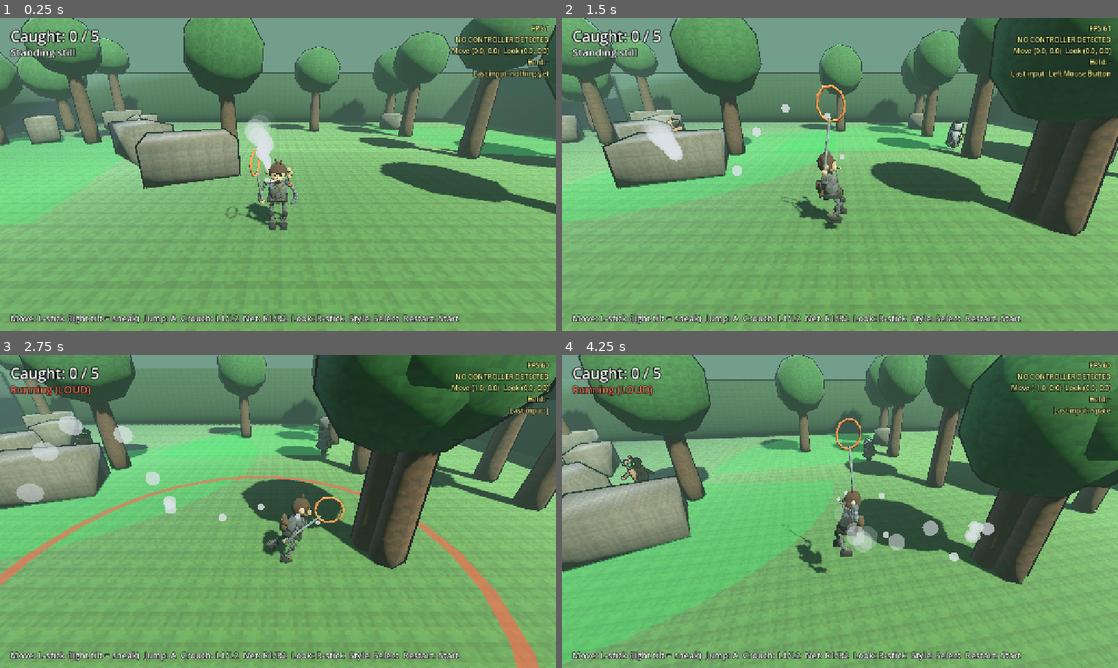
Above: before the commit, frames 1-4 (two rows, left to right).
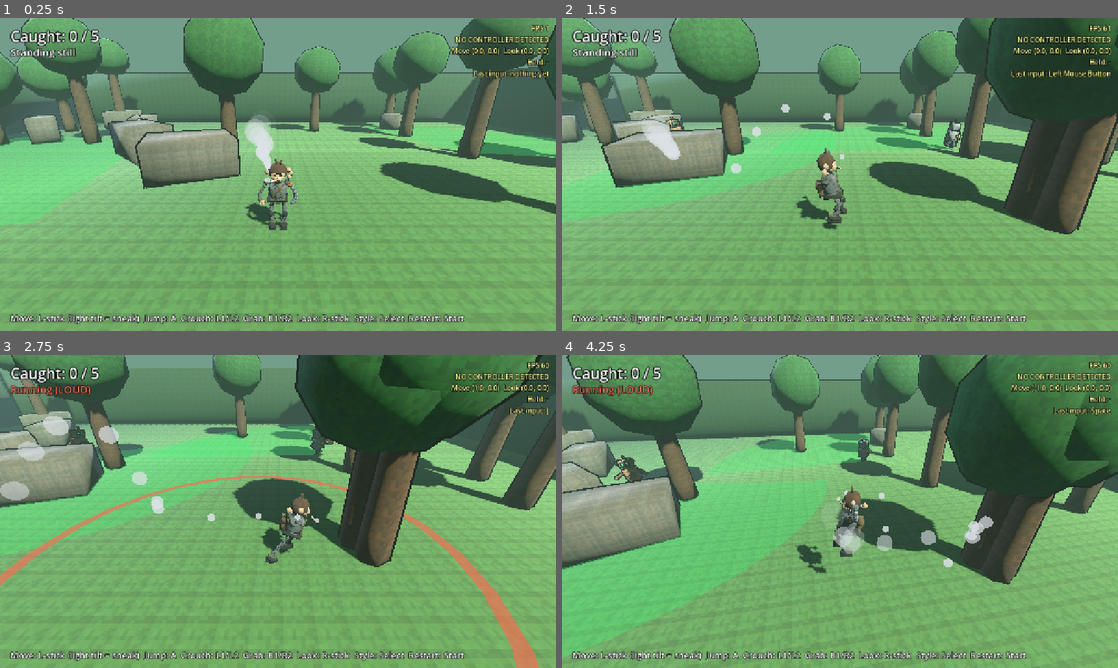
Above: after the commit, the same moments.

Repository: StoneColdOS/Caveman-Catchers
Game: Godot game, scene res://scenes/main.tscn
Two runs of this game, one before a commit and one after it. Both use one fixed random seed, a clock stepped at 60 frames per second and the inputs below.
Inputs (mouse positions are in pixels of both pictures, inside the frame that each line leads up to):
- Up to frame 1 (0.25 s): no input
- Up to frame 2 (1.5 s): tap Enter (restart) at 0.5 s; move the mouse to (962, 158) at 0.52 s; hold D (move_right) 0.53-1.25 s; tap J (net) at 0.6 s; click (962, 158) at 0.67 s; tap Space (jump) at 0.77, 1.07 s; drag from (728, 190) to (812, 237) at 1.27 s
- Up to frame 3 (2.75 s): move the mouse to (333, 442) at 2.02 s; hold D (move_right) from 2.03 s (still down); tap Down (look_down) at 2.1 s; tap J (net) at 2.3 s
- Up to frame 4 (4.25 s): release D (move_right) at 2.75 s; drag from (812, 574) to (673, 464) at 2.77 s; move the mouse to (1006, 558) at 3.52 s; hold A (move_left) from 3.53 s (still down); tap Right (look_right) at 3.6 s; tap Space (jump) at 3.77, 4.07 s; tap J (net) at 3.8 s

The runs differ from the first frame. In frame 1, 0.8% of the frame differs, in the area x 25-84%, y 32-98%; in frame 2, 6.3%; in frame 3, 18%, in the area x 0-100%, y 0-99%; in frame 4, 16%.
Error in both runs: Cannot call method 'get_nodes_in_group' on a null value. (res://scripts/main.gd:304)

Commit message:
Replace the net with grab-and-stuff-in-the-satchel
- Net removed. R1/R2 (GRAB on touch) lunges his chimp hand forward with a
  small forward burst; grabs the nearest robot within 1.7 m in front
- Caught robots get yanked up in an arc, spun, shrunk and stuffed into the
  satchel on his back, which bulges more with each catch and rattles
- Tests updated

Co-Authored-By: Claude Opus 5.5 <noreply@anthropic.com>
Claude-Session: https://claude.ai/code/session_01X5D3NCWGJ5U6tQxJ5x7zR9

Diff:
--- a/scripts/controls.gd
+++ b/scripts/controls.gd
@@ -6,7 +6,7 @@
 ##   Camera     right stick / arrow keys
 ##   Jump       A (bottom)  / Space
 ##   Crouch     L1 or L2    / Shift or C
-##   Swing net  R1 or R2    / J or E
+##   Grab       R1 or R2    / J or E   (stuff a robot in the satchel)
 ##   Art style  Select      / T   (rubber hose on/off)
 ##   Restart    Start       / Enter
 
--- a/scripts/gatherer.gd
+++ b/scripts/gatherer.gd
@@ -449,27 +449,27 @@
 	return state == State.FLEE
 
 
-func catch() -> void:
+## Caught: yanked off his feet, spun, shrunk and stuffed into the bag.
+func catch(into: Node3D = null) -> void:
 	state = State.CAUGHT
 	collision_layer = 0
 	collision_mask = 0
 	alert.text = ""
 	cone.visible = false
-	var beam := MeshInstance3D.new()
-	var cyl := CylinderMesh.new()
-	cyl.top_radius = 0.7
-	cyl.bottom_radius = 0.7
-	cyl.height = 30.0
-	cyl.radial_segments = 10
-	beam.mesh = cyl
-	beam.material_override = Util.mat(Color(0.5, 0.95, 1.0, 0.45), true)
-	beam.position.y = 15.0
-	add_child(beam)
+	if into == null:
+		queue_free()
+		return
+	var start := global_position
 	var tw := create_tween()
-	tw.tween_property(visual, "position:y", 4.0, 0.7).set_ease(Tween.EASE_IN)
-	tw.parallel().tween_property(visual, "scale", Vector3(0.1, 2.0, 0.1), 0.7).set_ease(Tween.EASE_IN)
-	tw.tween_property(beam, "scale", Vector3(0.01, 1, 0.01), 0.25)
-	tw.tween_callback(queue_free)
+	tw.set_parallel(true)
+	tw.tween_method(func(u: float):
+		if is_instance_valid(into):
+			var target := into.global_position
+			global_position = start.lerp(target, u) + Vector3.UP * sin(u * PI) * 1.2
+		, 0.0, 1.0, 0.4).set_trans(Tween.TRANS_QUAD).set_ease(Tween.EASE_IN)
+	tw.tween_property(visual, "scale", Vector3.ONE * 0.08, 0.4).set_ease(Tween.EASE_IN)
+	tw.tween_property(visual, "rotation:x", TAU * 1.5, 0.4)
+	tw.chain().tween_callback(queue_free)
 
 
 # --- Helpers
--- a/scripts/main.gd
+++ b/scripts/main.gd
@@ -274,7 +274,7 @@
 
 	hint_label = Label.new()
 	var hint := hint_label
-	hint.text = "Move: L-stick (light tilt = sneak)  Jump: A  Crouch: L1/L2  Net: R1/R2  Look: R-stick  Style: Select  Restart: Start"
+	hint.text = "Move: L-stick (light tilt = sneak)  Jump: A  Crouch: L1/L2  Grab: R1/R2  Look: R-stick  Style: Select  Restart: Start"
 	hint.anchor_top = 1.0
 	hint.anchor_bottom = 1.0
 	hint.offset_top = -44
--- a/scripts/player.gd
+++ b/scripts/player.gd
@@ -1,6 +1,7 @@
 extends CharacterBody3D
 ## The hero: a lanky old space chimp from the user's sketch. Droopy eye, X eye, chewed
-## ear, a cigarette floating at his mouth, harness, pouches, satchel, robot arm, net.
+## ear, a cigarette floating at his mouth, harness, pouches, a satchel he stuffs robots
+## into, and a robot arm.
 
 signal caught_one
 
@@ -15,8 +16,10 @@
 const GRAVITY := 20.0
 const JUMP_VELOCITY := 7.0
 const LOOK_SPEED := 2.6
-const NET_RANGE := 2.4
-const NET_COOLDOWN := 0.45
+const GRAB_RANGE := 1.7      # he has to get right up to them
+const GRAB_COOLDOWN := 0.5
+const GRAB_TIME := 0.45      # lunge forward, then stuff it over his shoulder
+const LUNGE_SPEED := 4.5     # little burst forward on every grab, so chases are winnable
 
 # How far each sound carries (meters).
 const RUN_NOISE := 9.0
@@ -36,6 +39,9 @@
 var camera_pivot: Node3D
 var camera: Camera3D
 var net_timer := 0.0
+var grab_timer := 0.0
+var satchel: Node3D
+var satchel_fill := 0
 var body_root: Node3D
 var head_pivot: Node3D
 var head_rot := Vector3.ZERO
@@ -115,10 +121,13 @@
 		body_root.add_child(Util.mesh(Util.box(Vector3(0.1, 0.13, 0.07)), gear, Vector3(x, 0.93, 0.27)))
 		body_root.add_child(Util.mesh(Util.box(Vector3(0.11, 0.045, 0.085)), gear.darkened(0.2), Vector3(x, 0.99, 0.275)))  # pouch flap
 		body_root.add_child(Util.mesh(Util.box(Vector3(0.015, 0.06, 0.01)), dark, Vector3(x, 0.93, 0.31)))
-	# Satchel on his back with a cross strap
-	body_root.add_child(Util.mesh(Util.box(Vector3(0.34, 0.3, 0.14)), Color(0.45, 0.36, 0.24), Vector3(0, 1.12, -0.3)))
-	body_root.add_child(Util.mesh(Util.box(Vector3(0.36, 0.12, 0.17)), Color(0.38, 0.3, 0.2), Vector3(0, 1.24, -0.31)))  # satchel flap
-	body_root.add_child(Util.mesh(Util.box(Vector3(0.05, 0.05, 0.02)), Color(0.7, 0.62, 0.4), Vector3(0, 1.2, -0.4)))     # buckle
+	# Satchel on his back: caught robots get stuffed in here, and it bulges as it fills
+	satchel = Node3D.new()
+	satchel.position = Vector3(0, 1.12, -0.3)
+	body_root.add_child(satchel)
+	satchel.add_child(Util.mesh(Util.box(Vector3(0.34, 0.3, 0.14)), Color(0.45, 0.36, 0.24), Vector3.ZERO))
+	satchel.add_child(Util.mesh(Util.box(Vector3(0.36, 0.12, 0.17)), Color(0.38, 0.3, 0.2), Vector3(0, 0.12, -0.01)))  # flap
+	satchel.add_child(Util.mesh(Util.box(Vector3(0.05, 0.05, 0.02)), Color(0.7, 0.62, 0.4), Vector3(0, 0.08, -0.1)))   # buckle
 	var cross := Util.mesh(Util.box(Vector3(0.04, 0.62, 0.02)), Color(0.38, 0.3, 0.2), Vector3(0.0, 1.22, 0.24))
 	cross.rotation.z = -0.6
 	body_root.add_child(cross)
@@ -215,34 +224,13 @@
 	claw.add_child(Util.mesh(Util.box(Vector3(0.03, 0.12, 0.03)), metal, Vector3(-0.04, -0.09, 0.04)))
 	claw.add_child(Util.mesh(Util.box(Vector3(0.03, 0.12, 0.03)), metal, Vector3(0.04, -0.09, 0.04)))
 
-	# Net in his right hand (chimp hand)
+	# His right hand (chimp hand) does the grabbing
 	net_pivot = Node3D.new()
 	net_pivot.position = Vector3(-0.4, 0.78, 0.08)
 	body_root.add_child(net_pivot)
 	net_pivot.add_child(Util.mesh(Util.sphere(0.075), face, Vector3.ZERO))
-	var handle := MeshInstance3D.new()
-	var cyl := CylinderMesh.new()
-	cyl.top_radius = 0.03
-	cyl.bottom_radius = 0.03
-	cyl.height = 1.2
-	cyl.radial_segments = 6
-	handle.mesh = cyl
-	handle.material_override = Util.mat(Color(0.6, 0.65, 0.68))
-	handle.rotation.x = PI / 2.0
-	handle.position = Vector3(0, 0, 0.6)
-	net_pivot.add_child(handle)
-	var ring := MeshInstance3D.new()
-	var torus := TorusMesh.new()
-	torus.inner_radius = 0.3
-	torus.outer_radius = 0.36
-	torus.rings = 10
-	torus.ring_segments = 4
-	ring.mesh = torus
-	ring.material_override = Util.mat(Color(0.91, 0.51, 0.23))
-	ring.rotation.z = PI / 2.0
-	ring.position = Vector3(0, 0, 1.45)
-	net_pivot.add_child(ring)
-	_rest_net()
+	for f in 3:
+		net_pivot.add_child(Util.mesh(Util.box(Vector3(0.025, 0.025, 0.07)), face.darkened(0.1), Vector3(-0.04 + f * 0.04, -0.03, 0.07)))
 
 
 func _make_noodle(count: int, radius: float, color: Color, stripe: Color) -> Array:
@@ -361,7 +349,11 @@
 		net_hand.z += sin(beat * 0.5) * 0.06 * amp
 		claw_hand.z -= sin(beat * 0.5) * 0.08 * amp
 		claw_hand.y += absf(sin(beat * 0.5)) * 0.06 * amp
-	net_pivot.position = net_pivot.position.lerp(net_hand, clampf(14.0 * delta, 0.0, 1.0))
+	if grab_timer > 0.0:
+		# Lunge the hand out, then swing it back over his shoulder to the satchel
+		var g := 1.0 - grab_timer / GRAB_TIME
+		net_hand = Vector3(-0.12, 1.15, 0.8) if g < 0.45 else Vector3(-0.15, 1.6, -0.35)
+	net_pivot.position = net_pivot.position.lerp(net_hand, clampf((24.0 if grab_timer > 0.0 else 14.0) * delta, 0.0, 1.0))
 	claw.position = claw.position.lerp(claw_hand, clampf(14.0 * delta, 0.0, 1.0))
 	var bt := body_root.transform
 	_noodle(right_arm, bt * Vector3(-0.3, 1.38, 0), bt * net_pivot.position, 0.8, Vector3(-1.0, -0.5, -0.3))
@@ -464,28 +456,47 @@
 	# Net
 	net_timer -= delta
 	if net_timer <= 0.0 and Input.is_action_just_pressed("net"):
-		swing_net()
-
-
-func swing_net() -> void:
-	net_timer = NET_COOLDOWN
-	net_pivot.rotation = Vector3(0, -1.3, 0)
-	var tw := create_tween()
-	tw.tween_property(net_pivot, "rotation:y", 1.3, 0.18)
-	tw.tween_callback(_rest_net)
-
+		grab()
+	grab_timer = maxf(0.0, grab_timer - delta)
+
+
+## Grab: lunge forward, snatch the nearest robot in front of him and stuff it in the satchel.
+func grab() -> void:
+	net_timer = GRAB_COOLDOWN
+	grab_timer = GRAB_TIME
 	var fwd := visual.global_basis.z
 	fwd.y = 0.0
 	fwd = fwd.normalized()
+	if is_on_floor():
+		velocity.x += fwd.x * LUNGE_SPEED
+		velocity.z += fwd.z * LUNGE_SPEED
+	var best: Node = null
+	var best_dist := GRAB_RANGE
 	for g in get_tree().get_nodes_in_group("gatherers"):
 		if not g.can_be_netted():
 			continue
 		var to: Vector3 = g.global_position - global_position
 		to.y = 0.0
 		var dist := to.length()
-		if dist < NET_RANGE and (dist < 0.9 or fwd.dot(to / dist) > 0.35):
-			g.catch()
-			caught_one.emit()
+		if dist < best_dist and (dist < 0.9 or fwd.dot(to / dist) > 0.35):
+			best = g
+			best_dist = dist
+	if best:
+		best.catch(satchel)
+		caught_one.emit()
+		get_tree().create_timer(0.4).timeout.connect(_stuffed)
+
+
+## A robot just landed in the bag: it bulges a bit more and rattles.
+func _stuffed() -> void:
+	satchel_fill += 1
+	var full := 1.0 + minf(satchel_fill, 5) * 0.1
+	var tw := create_tween()
+	tw.tween_property(satchel, "scale", Vector3(full * 1.25, full * 1.2, full * 1.5), 0.08)
+	tw.tween_property(satchel, "scale", Vector3(full, full, full * 1.15), 0.2).set_trans(Tween.TRANS_ELASTIC).set_ease(Tween.EASE_OUT)
+	for i in 4:
+		tw.parallel().tween_property(satchel, "rotation:z", 0.25 * (1 if i % 2 == 0 else -1), 0.05).set_delay(i * 0.05)
+	tw.tween_property(satchel, "rotation:z", 0.0, 0.08)
 
 
 ## Sends a sound out. Any caveman inside the radius hears it.
@@ -517,8 +528,3 @@
 		(puff.material_override as StandardMaterial3D).albedo_color.a = 0.62 * (1.0 - life * life)
 	var glow := 0.75 + 0.25 * sin(t * 3.0)
 	(cig_tip.material_override as StandardMaterial3D).albedo_color = Color(1.0, 0.35 * glow + 0.1, 0.05)
-
-
-## Net held upright beside him when not swinging.
-func _rest_net() -> void:
-	net_pivot.rotation = Vector3(-1.2, -0.2, 0)
--- a/scripts/touch_controls.gd
+++ b/scripts/touch_controls.gd
@@ -33,7 +33,7 @@
 	var bottom := s.y - 90.0
 	buttons = {
 		"jump":   {"pos": Vector2(right, bottom), "radius": r, "label": "JUMP", "action": "jump", "toggle": false},
-		"net":    {"pos": Vector2(right - 115, bottom + 10), "radius": r, "label": "NET", "action": "net", "toggle": false},
+		"net":    {"pos": Vector2(right - 115, bottom + 10), "radius": r, "label": "GRAB", "action": "net", "toggle": false},
 		"crouch": {"pos": Vector2(right - 225, bottom + 25), "radius": 38.0, "label": "CROUCH", "action": "crouch", "toggle": true},
 		"restart": {"pos": Vector2(s.x - 60, 150), "radius": 30.0, "label": "RESET", "action": "restart", "toggle": false},
 		"style": {"pos": Vector2(s.x - 60, 225), "radius": 30.0, "label": "STYLE", "action": "style", "toggle": false},
--- a/tests/test_catch.gd
+++ b/tests/test_catch.gd
@@ -31,26 +31,27 @@
 		max_y = max(max_y, g1.global_position.y)
 	_check(g1.is_fleeing(), "Spotted: he runs away")
 	_check(max_y > 0.5, "Gatherer jumps when he spots you")
-	# Stop him in time: chase him down and net him.
+	# Chase him down and grab him.
 	player.global_position = g1.global_position - g1.velocity.normalized() * 1.2
 	player.visual.rotation.y = atan2(g1.velocity.x, g1.velocity.z)
 	await _frames(1)
-	player.swing_net()
-	_check(g1.is_caught(), "You can chase down a runner and net him")
+	player.grab()
+	_check(g1.is_caught(), "You can chase down a runner and grab him")
 	await _frames(5)
 
-	# --- 2. Crouch-sneak up behind another one and net him.
+	# --- 2. Crouch-sneak up behind another one and grab him.
 	var g2 = gs[2]
 	Input.action_press("crouch")
-	player.global_position = g2.global_position + Vector3(0, 0, -1.6)
+	player.global_position = g2.global_position + Vector3(0, 0, -1.3)
 	player.visual.rotation.y = 0.0
 	await _frames(30)
 	_check(g2.state == g2.State.WANDER, "Gatherer doesn't notice you creeping up behind him")
-	player.swing_net()
-	_check(g2.is_caught(), "Net catches the Gatherer")
+	player.grab()
+	_check(g2.is_caught(), "Grab catches the robot")
 	_check(main.caught == 2, "Catch counter goes up")
 	await _frames(80)
-	_check(not is_instance_valid(g2), "Caught Gatherer gets beamed away")
+	_check(not is_instance_valid(g2), "Caught robot gets stuffed in the satchel")
+	_check(player.satchel_fill == 2 and player.satchel.scale.x > 1.05, "Satchel bulges more with each catch")
 	Input.action_release("crouch")
 	await _frames(5)
 
Not shown, changed: docs/DESIGN.md
Not shown, changed: docs/ROADMAP.md
